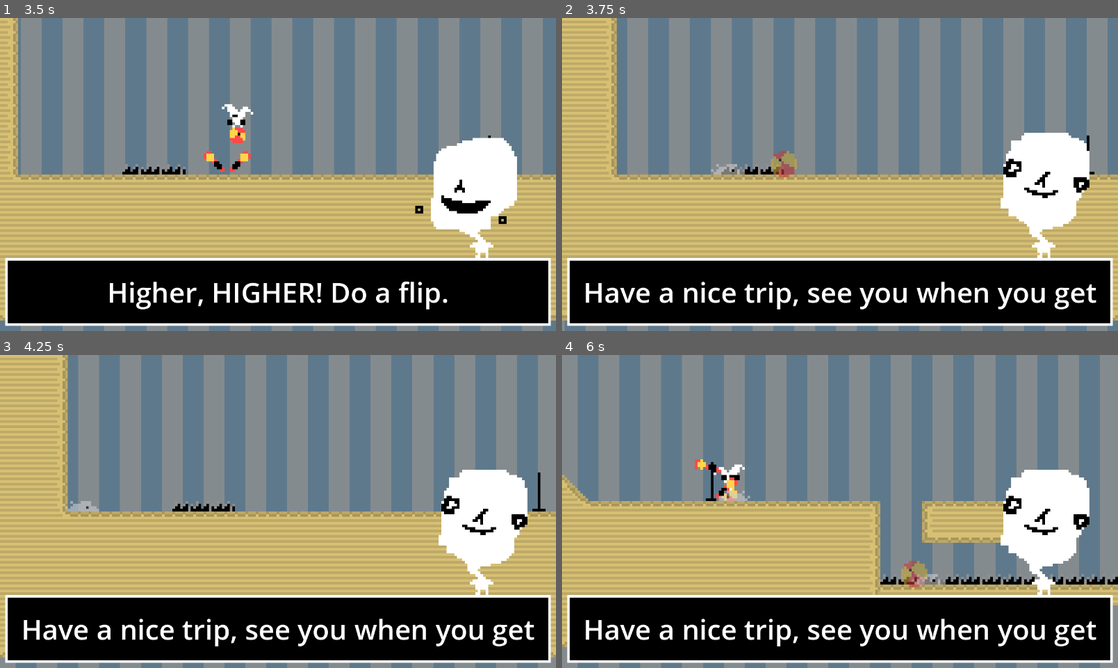
Above: before the commit, frames 1-4 (two rows, left to right).
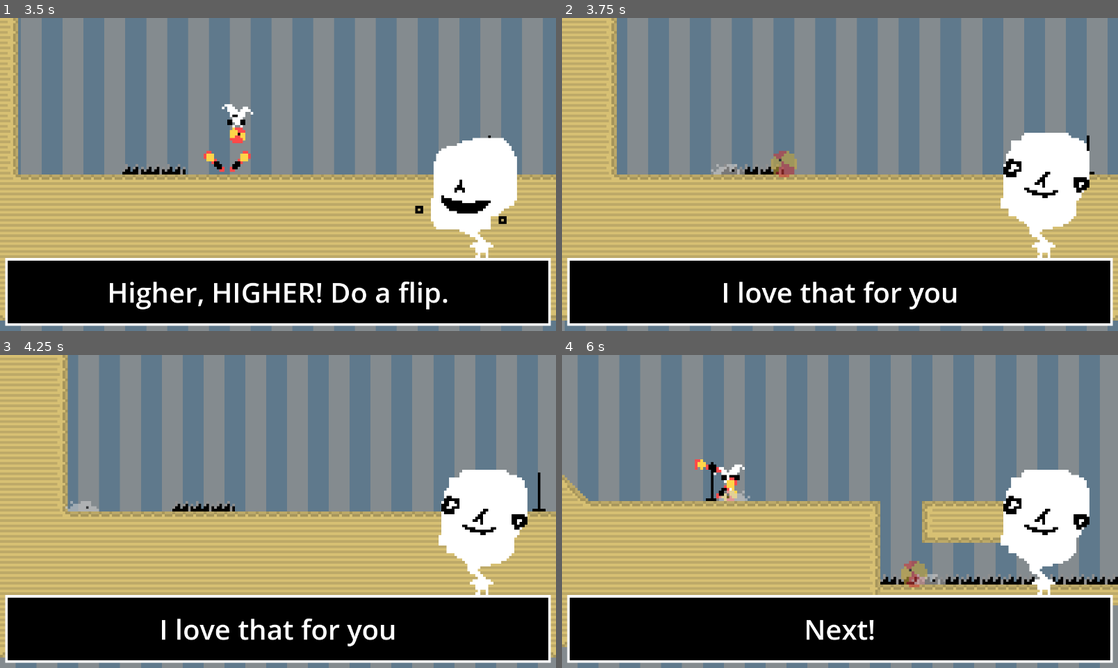
Above: after the commit, the same moments.

Repository: tm-nielsen/Juggle-Goblin
Game: Godot game, scene res://scenes/game_ui_wrapper.tscn
The game is run twice, just before and just after one commit, with the same random seed, the same clock (stepped at 60 frames per second) and the same inputs.
Inputs (mouse positions are in pixels of both pictures, inside the frame that each line leads up to):
- Up to frame 1 (3.5 s): move the mouse to (250, 237) at 0.52 s; hold D (right) 0.53-2.03 s; tap Space (dash) at 0.6, 2.1 s; tap W (jump) at 0.77, 1.07, 1.52, 1.82, 3.02, 3.32 s; move the mouse to (444, 221) at 1.27 s; click (444, 221) at 1.35 s; move the mouse to (111, 127) at 2.02 s; hold A (left) from 2.03 s (still down); move the mouse to (305, 174) at 2.77 s; click (305, 174) at 2.85 s
- Up to frame 2 (3.75 s): keep holding A (left); move the mouse to (756, 96) at 3.52 s; tap Space (dash) at 3.6 s
- Up to frame 3 (4.25 s): keep holding A (left); tap W (jump) at 3.77, 4.07 s
- Up to frame 4 (6 s): move the mouse to (962, 495) at 4.27 s; release A (left) at 4.28 s; hold D (right) from 4.28 s (still down); click (962, 495) at 4.35 s; tap W (jump) at 4.52, 4.82 s; move the mouse to (728, 527) at 5.02 s; tap Space (dash) at 5.1 s; move the mouse to (895, 442) at 5.77 s; click (895, 442) at 5.85 s

Frame 1 is identical in both runs. In frame 2, 2.4% of the frame differs, in the area x 4-97%, y 84-94%; in frame 3, 2.4%; in frame 4, 2.4%.

Commit message:
Updated taunt caption lists

Diff:
--- a/scenes/game_ui_wrapper.tscn
+++ b/scenes/game_ui_wrapper.tscn
@@ -67,9 +67,9 @@
 dialogue_box = NodePath("DialogueBox")
 sprite = NodePath("SubViewportContainer/GhoulViewport/Ghoul")
 game_manager = NodePath("../SubViewportContainer/SubViewport/Game")
-drop_captions = Array[String](["Lol. lmao.", "I am literally rotating you in my mind rn", "You're still trying?"])
-death_captions = Array[String](["Have a nice trip, see you when you get up off the ground because you're bad at this."])
-success_captions = Array[String](["mmmmmmmmmmnnnnnnnnnnnnnnnnnn"])
+drop_captions = Array[String](["Lol. lmao.", "I am literally rotating you in my mind", "Again!", "No, no. Thay have to go up", "Delightful!", "Fantabulous"])
+death_captions = Array[String](["Yeouch!", "You were born for this", "Imagine if you did a different thing", "I love that for you", "Next!"])
+success_captions = Array[String](["mmmmmmmmmmnnnnnnnnnnnnnnnnnn", "nnggggh", "AAAoooo"])
 
 [node name="DialogueBox" type="Label" parent="TauntManager"]
 layout_mode = 1
